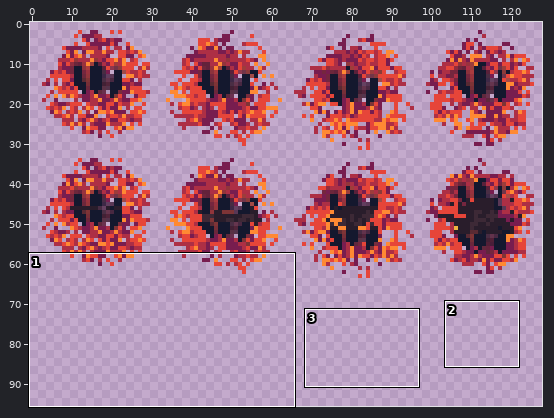
Sprite sheet -- Images/Enemies/Virus/Virus.png. Above, an overview of the earlier version with the close-up marked.
Close-up. Before the commit:
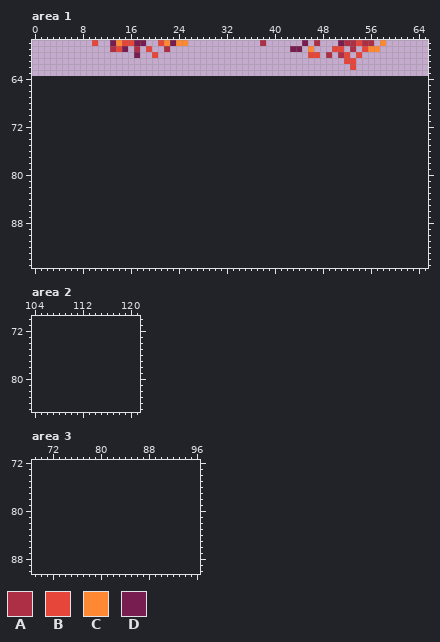
The file is 640x320 pixels, drawn in blocks of 5x5; one block is one cell here. Colours within 5 levels of each other are drawn and written as one. Shown: area 1: x 0..65, y 58..95; area 2: x 104..121, y 70..85; area 3: x 69..96, y 72..90. The old version is drawn lined up with the new one, on the new canvas.
Palette (. is transparent): A #ad2f45  B #e64539  C #ff8933  D #781d4f
Pixels before, area 1 (only the part around the change), first column x 0:
58 ..........B..DCBBDD..BCDCC............A......D.A...DAABAA.C.......
59 .............ABD.A.B..A....................DD.C...BB.A.BCC........
60 .................D..B.........................BB.A.AB.B...........
61 ....................................................BB............
62 .....................................................B............
63 ..................................................................
64 ..................................................................
65 ..................................................................
66 ..................................................................
67 ..................................................................
68 ..................................................................
69 ..................................................................
70 ..................................................................
71 ..................................................................
72 ..................................................................
73 ..................................................................
74 ..................................................................
75 ..................................................................
76 ..................................................................
77 ..................................................................
78 ..................................................................
79 ..................................................................
80 ..................................................................
81 ..................................................................
82 ..................................................................
83 ..................................................................
84 ..................................................................
85 ..................................................................
86 ..................................................................
87 ..................................................................
88 ..................................................................
89 ..................................................................
90 ..................................................................
91 ..................................................................
92 ..................................................................
93 ..................................................................
94 ..................................................................
95 ..................................................................
Once edited:
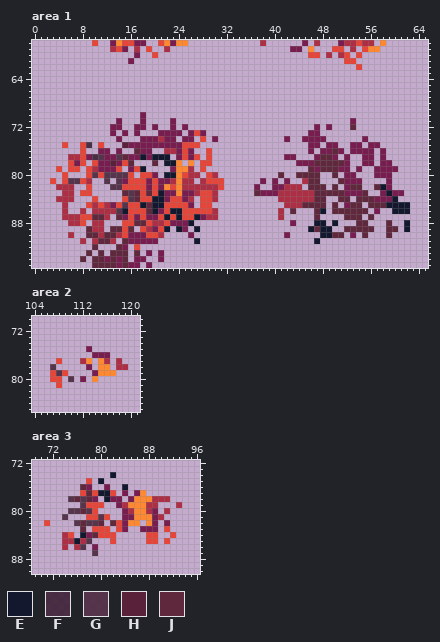
Colours new in this view: E #14182e  F #3a1e33e2  G #411f34d6  H #59213a  J #60283c
The edit:
canvas 128x64 -> 128x96
Changed rows in their new state; - is an unchanged pixel.
Area 1:
first column x 16:
61 D--------------------------------------
62 -------------------------------------.B
first column x 3:
70 ---------------D--------------------------------------------
71 -----------D---D----D-----------------------------D---------
72 ----------DD--DD-D--D-D---------------------D-D---J---------
73 ----------D-D-D---DDDD-DBD-----------------DD---------------
74 -----------D---DDDADD-DD-B-D-----------D--DDDD------D-------
75 --B--BF-B---HDDDDDDDDDBBB------------------DD-DD--DD-DD-----
76 -----B--DD-D--JDD--AADBD--B----------------D-DDJD-DDDD-D----
77 ---AABDFGDDGJDDEDEEE-DBDB-B------------DD---DJJD-D--DD-D----
78 ---BDB-BDDHDBJ---J-EEC-C-BB--------------DDDJJJJJD--DD-DD---
79 -B-BB-BADDDB-DBE----DCCA-B-----------------JDJJJDD-D--DDDD--
80 --B---BGBGGGGB-BBD-EECBAA-BA----------J--JJJJ--J-DD---DDD---
81 B-BGGBA--G-GDBBBDBDDACAA-ABBB------D-D-D--AJJ---JDDD----D---
82 -AAA--B---GGBBBBDBDCBCAAAAAAB-----D--DDAAA-JJJ-J-DJJ--JED---
83 --AA-BB-----JGJBJBEDDCDDABBA------JDDDAAAAAAJJJJJDDDJ--DEDD-
84 -AAA---B----BGJBBEEDBBDA-BBA----------AAAAAAJJ--JJ-JJJDDDE--
85 --A---BABADBGBBEJEEBBBBD-BB------------AAAJJJJ-J-DJJ-JJJEEEE
86 --A--A-AAAAGEBBBJEDBEEBBBBBA----------A-J---JE-JJJJJJ-D--EEE
87 --AAABBJJA-JDBDBDDBEBEBBEDAA----------A-----J----JJJ-J------
88 ---AAB-AA---BBJJBAABDDDE----------------D---EE-E---JJ---J--E
89 ------JAA-JJBJ-BADBE-ED-E------------------EJEE--JJJJJ--JJ-E
90 ---A--JJAJJABDDDBBA----D---------------D-----EEJJ-D-J---J---
91 -----A-AJJA-JDDDDD------E-------------------E---------------
92 -------J---JD-B---------------------------------------------
93 ------J-J-JJJ-J-D-D-----------------------------------------
94 -----J-JJDJDJ-DD--D-----------------------------------------
95 -------JJJJDJDD-D-------------------------------------------
Area 2:
first column x 107:
75 ------D------
76 -------DDD---
77 -B---AC-CA-A-
78 G-----D-CC-AA
79 BGB----DCCC--
80 BB-G-D-C-----
81 -B-----------
Area 3:
first column x 71:
74 -----------E-----------
75 -------B-E-------------
76 ------JD--D--E---------
77 ------BJBEEB-D-DC------
78 ----GJGJD-EDD-DCCCAAA--
79 ------GBBB--DACCCAA---A
80 ----GGJGB----DACCAD-A--
81 ---G---BBGB--DDCCCDA---
82 B----GJGGJ-JBDCC-CD-D--
83 ------J-BBB-BD--DDD-B--
84 ---AB-EDJBBB-----BB--B-
85 ---AAEAG---B-----BB-B--
86 ---A-AG-D--------------
87 --------G--------------
Boxes around the changes in both close-ups, in picture pixels (x1, y1, x2, y2):
added: (128, 58, 134, 64)
changed: (350, 64, 362, 70)
added: (50, 112, 224, 268)
added: (254, 118, 410, 244)
added: (50, 346, 128, 388)
added: (44, 472, 182, 556)
